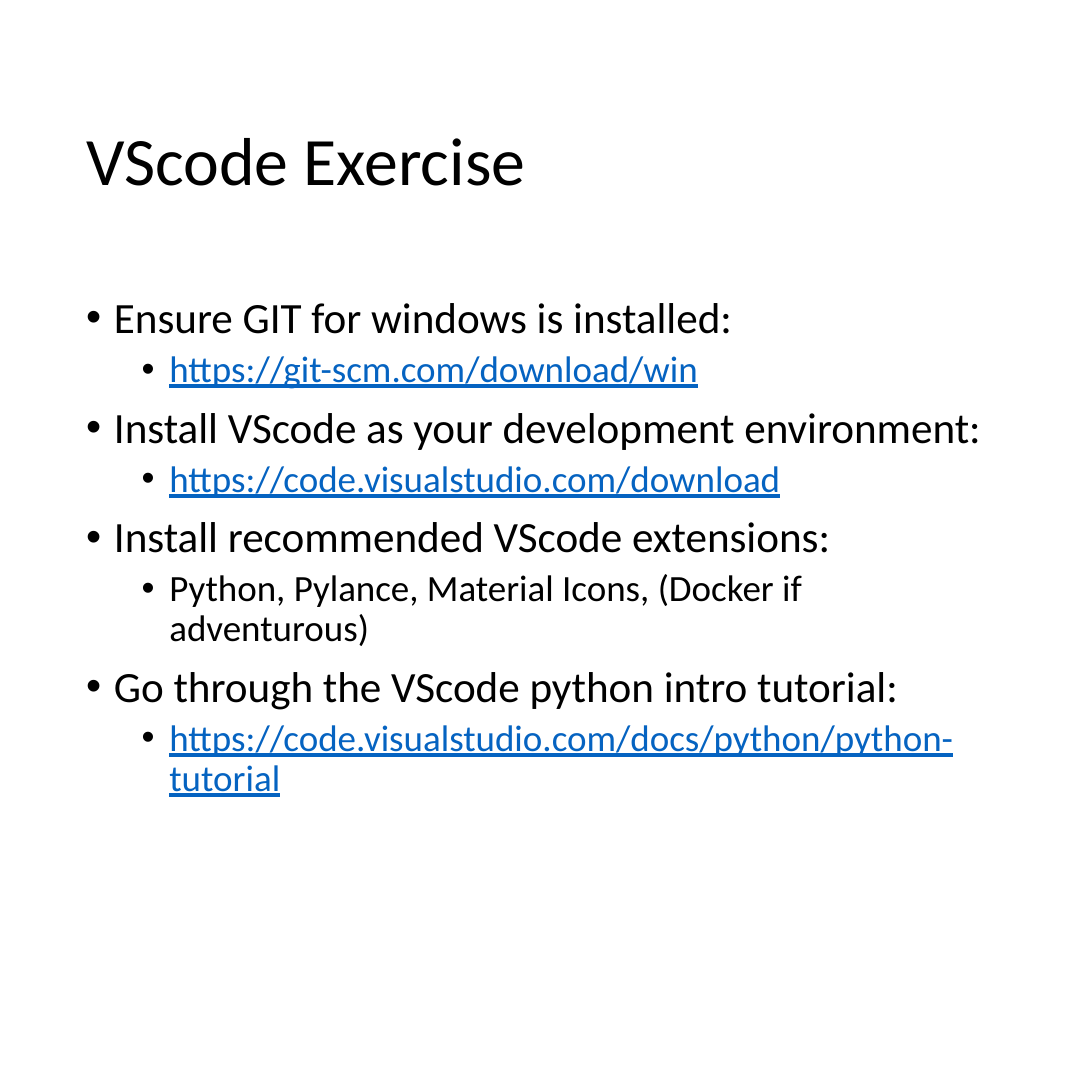
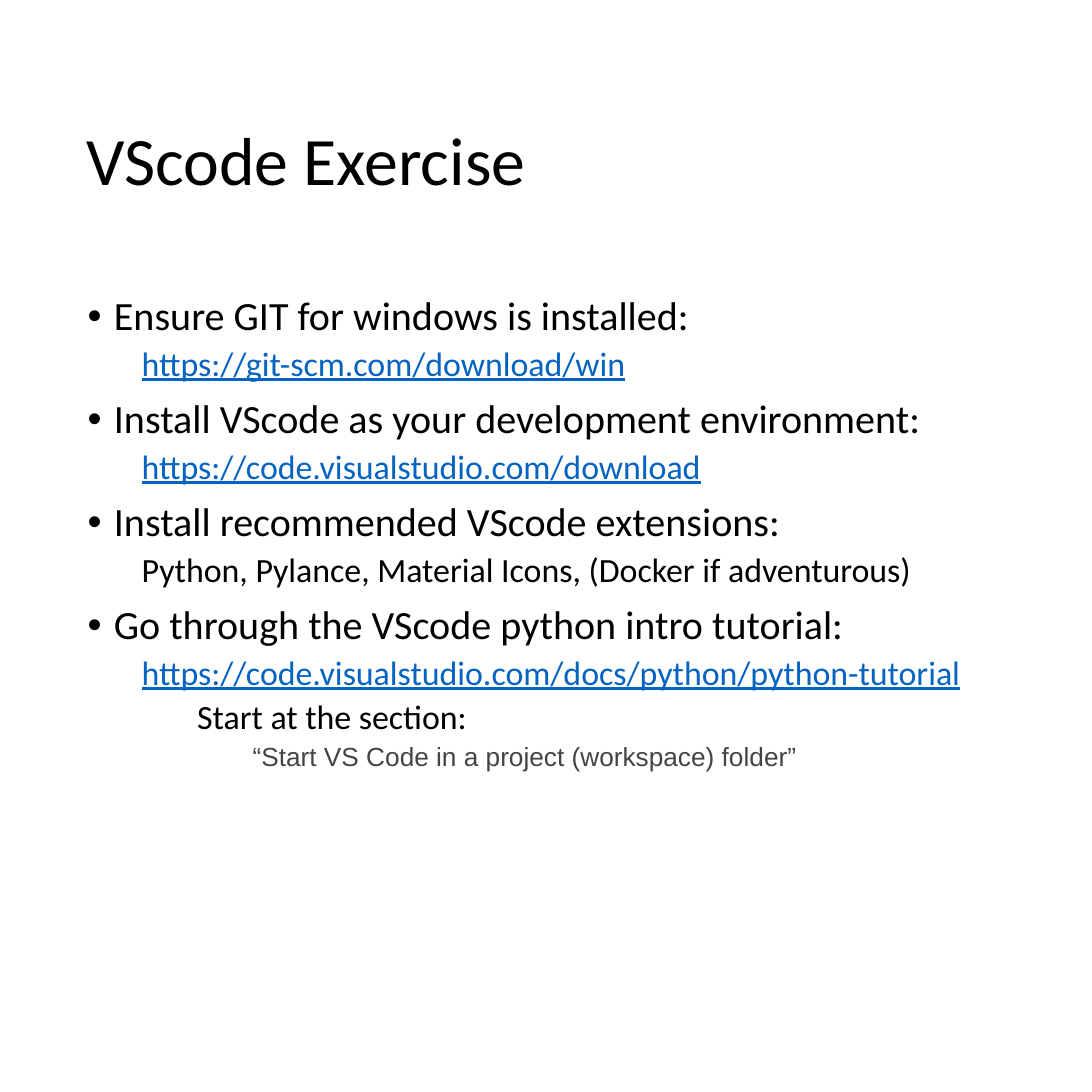
Before and after one commit to mrkbutty/PythonTutButty01, a slide deck: slide 33 of PyTut1_Intro.pptx. Drawn at 1092x1092 pixels with LibreOffice and Linux fonts; fonts in the diff are those of the drawing. Boxes give left, top, right and bottom in pixels: in the first picture for what was removed or moved away, otherwise in the second. Text is boxed around its words. In the diff, an @@ line names an element or a change of style, - is before the commit and + after.

```diff
--- a/PyTut1_Intro.pptx
+++ b/PyTut1_Intro.pptx
@@ text at <box>114,302,960,691</box>: size 28 to 26 pt in "Ensure GIT for windows is installed:", "Install VScode as your development environment:", "Install recommended VScode extensions:", "Go through the VScode python intro tutorial:"; size 24 to 22 pt in "https://git-scm.com/download/win", "https://code.visualstudio.com/download", "Python, Pylance, Material Icons, (Docker if adventurous)", "https://code.visualstudio.com/docs/python/python-tutorial"; indent changed; bullet • to none; list level 2 to 1 in "https://git-scm.com/download/win"; list level 2 to 1 in "https://code.visualstudio.com/download"; list level 2 to 1 in "Python, Pylance, Material Icons, (Docker ..."; list level 2 to 1 in "https://code.visualstudio.com/docs/python/python-tutorial" @@
@@ text at <box>197,705,796,772</box>: paragraphs added @@
+Start at the section:
+“Start VS Code in a project (workspace) folder”
```
Also in this commit, not shown: 3 other slides changed, 1 slide added, 3 slides removed, 4 other files.
